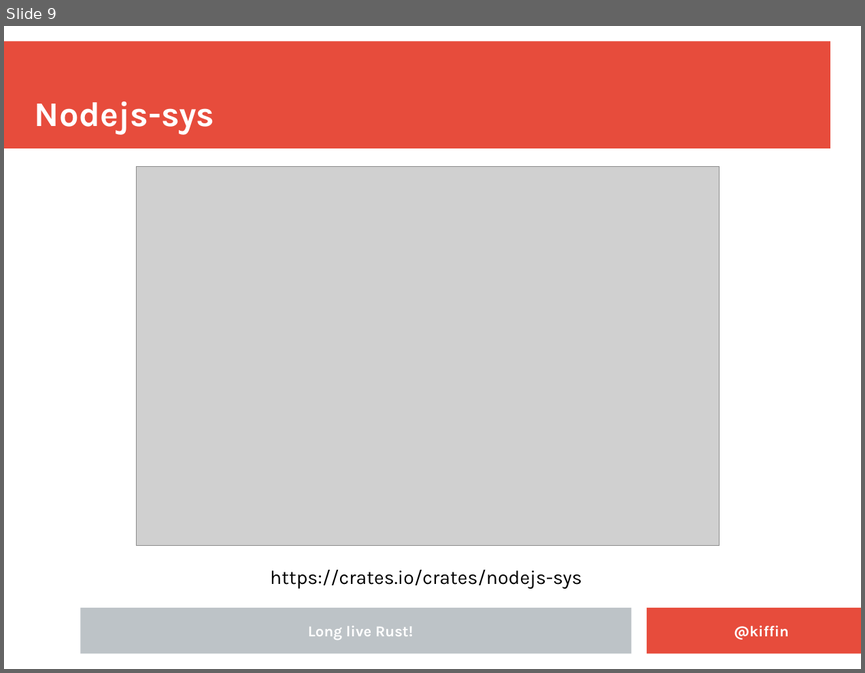
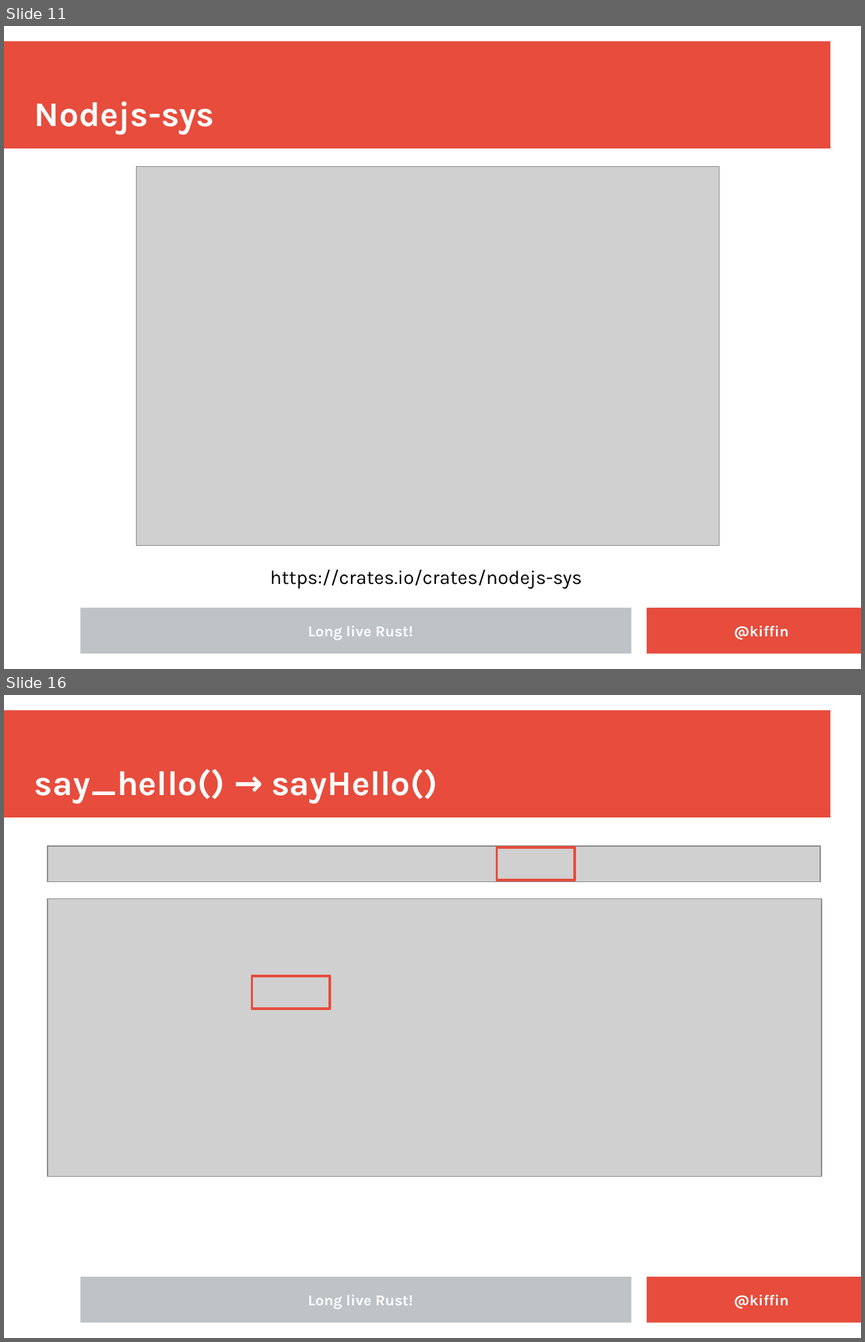
Before and after one commit to kgish/rust-node-addon-template, a slide deck: documents/Embedding-Rust-in-NodeJS-applications.odp. Shown one above the other, each under a label of ours: slide 9 before the commit, slides 11 and 16 after it; the slides between them are not shown. The pictures are 865x673 and 865x1342 pixels, drawn with LibreOffice and Linux fonts; fonts in the diff are those of the drawing; grey boxes stand for pictures; background and template pictures are left out. Boxes give left, top, right and bottom in pixels: in the first picture for what was removed or moved away, otherwise in the second. Text is boxed around its words. In the diff, an @@ line names an element or a change of style, - is before the commit and + after.

```diff
--- a/documents/Embedding-Rust-in-NodeJS-applications.odp
+++ b/documents/Embedding-Rust-in-NodeJS-applications.odp
@@ slide 16 added at box(4, 695, 861, 1338), background #FFFFFF; not listed: 3 template elements that a slide beside it also shows @@
@@ title added at box(35, 769, 438, 803), 32 pt, text #FFFFFF, bold @@
+say_hello() → sayHello()
@@ picture added at box(48, 846, 821, 881) @@
@@ rectangle added at box(497, 847, 575, 880), outline #E74C3C 2.3 pt @@
@@ picture added at box(48, 899, 822, 1176) @@
@@ rectangle added at box(252, 976, 330, 1008), outline #E74C3C 2.3 pt @@
@@ text added at box(308, 1294, 413, 1308), 14 pt, text #FFFFFF, bold @@
+Long live Rust!
@@ text added at box(734, 1294, 789, 1308), 14 pt, text #FFFFFF, bold @@
+@kiffin
@@ what was slide 9 is now slide 11 @@
```
Also in this commit, not shown: 8 slides changed, 8 other slides added.
